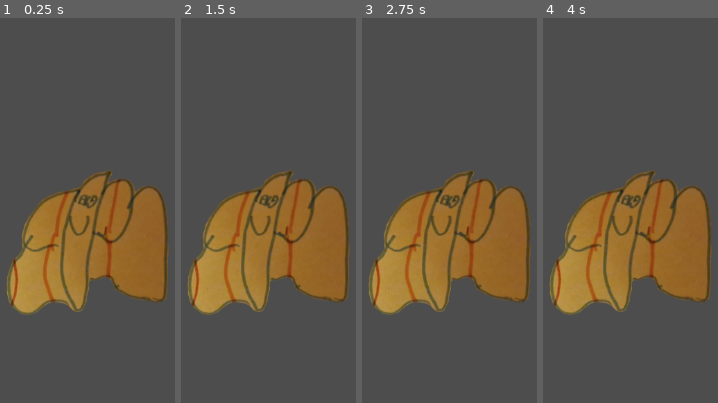
Above: before the commit, frames 1-4 (left to right).
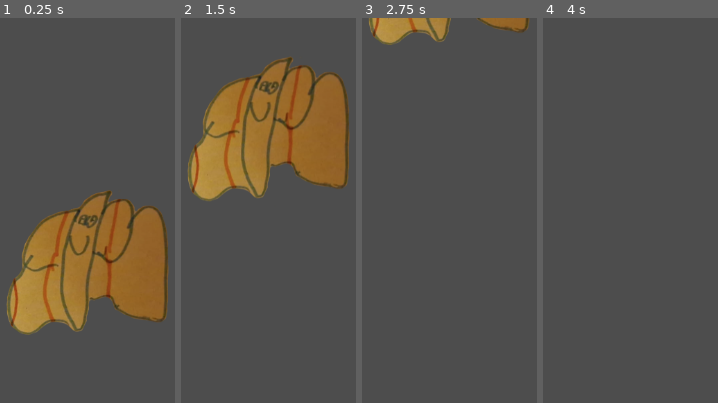
Above: after the commit, the same moments.

Repository: thomasliebregts/20-games-challenge
Game: Godot game, scene res://main.tscn
Same seed, same stepped clock (60 frames per second), same inputs: the game is played once before the commit and once after it.
Inputs:
- Up to frame 1 (0.25 s): no input
- Up to frame 2 (1.5 s): tap Enter (ui_accept) at 0.5, 0.6, 0.77, 1.07, 1.35 s
- Up to frame 3 (2.75 s): tap Enter (ui_accept) at 1.52, 1.82, 2.1 s
- Up to frame 4 (4 s): tap Enter (ui_accept) at 2.85, 3.02, 3.32, 3.5, 3.6, 3.77 s

The runs differ from the first frame. In frame 1, 16% of the frame differs, in the area x 4-96%, y 39-83%; in frame 2, 49%, in the area x 4-96%, y 10-78%; in frame 3, 28%; in frame 4, 25%.

Commit message:
feat: add controls to player

Diff:
--- /dev/null
+++ b/01-flappy-bird/src/player/player.gd
@@ -0,0 +1,14 @@
+extends CharacterBody2D
+
+
+const SPEED = 300.0
+const JUMP_VELOCITY = -400.0
+
+
+func _physics_process(delta: float) -> void:
+	velocity += get_gravity() * delta
+
+	if Input.is_action_just_pressed("ui_accept"):
+		velocity.y = JUMP_VELOCITY
+
+	move_and_slide()
--- a/01-flappy-bird/src/player/player.tscn
+++ b/01-flappy-bird/src/player/player.tscn
@@ -1,8 +1,17 @@
-[gd_scene load_steps=2 format=3 uid="uid://pjnu6s70khnj"]
+[gd_scene load_steps=4 format=3 uid="uid://pjnu6s70khnj"]
 
 [ext_resource type="Texture2D" uid="uid://bjjpum1ph27lg" path="res://assets/vlinder.png" id="1_2pk5s"]
+[ext_resource type="Script" path="res://player/player.gd" id="1_sg7fm"]
 
-[node name="Player" type="Node2D"]
+[sub_resource type="CircleShape2D" id="CircleShape2D_gxit6"]
+radius = 115.07
+
+[node name="Player" type="CharacterBody2D"]
+motion_mode = 1
+script = ExtResource("1_sg7fm")
 
 [node name="Sprite2D" type="Sprite2D" parent="."]
 texture = ExtResource("1_2pk5s")
+
+[node name="CollisionShape2D" type="CollisionShape2D" parent="."]
+shape = SubResource("CircleShape2D_gxit6")
